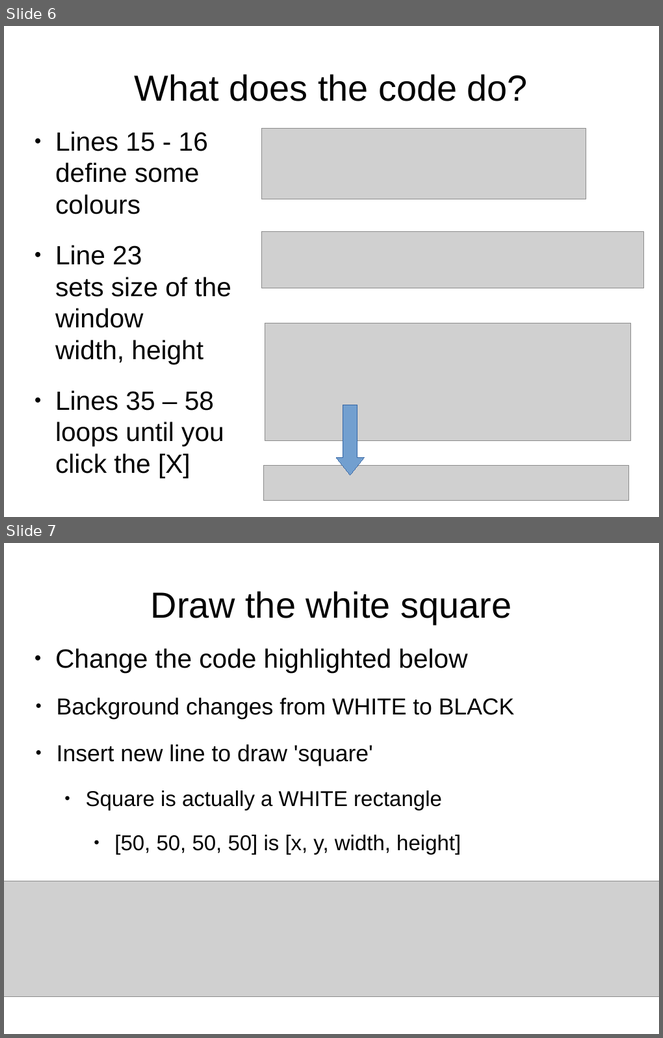
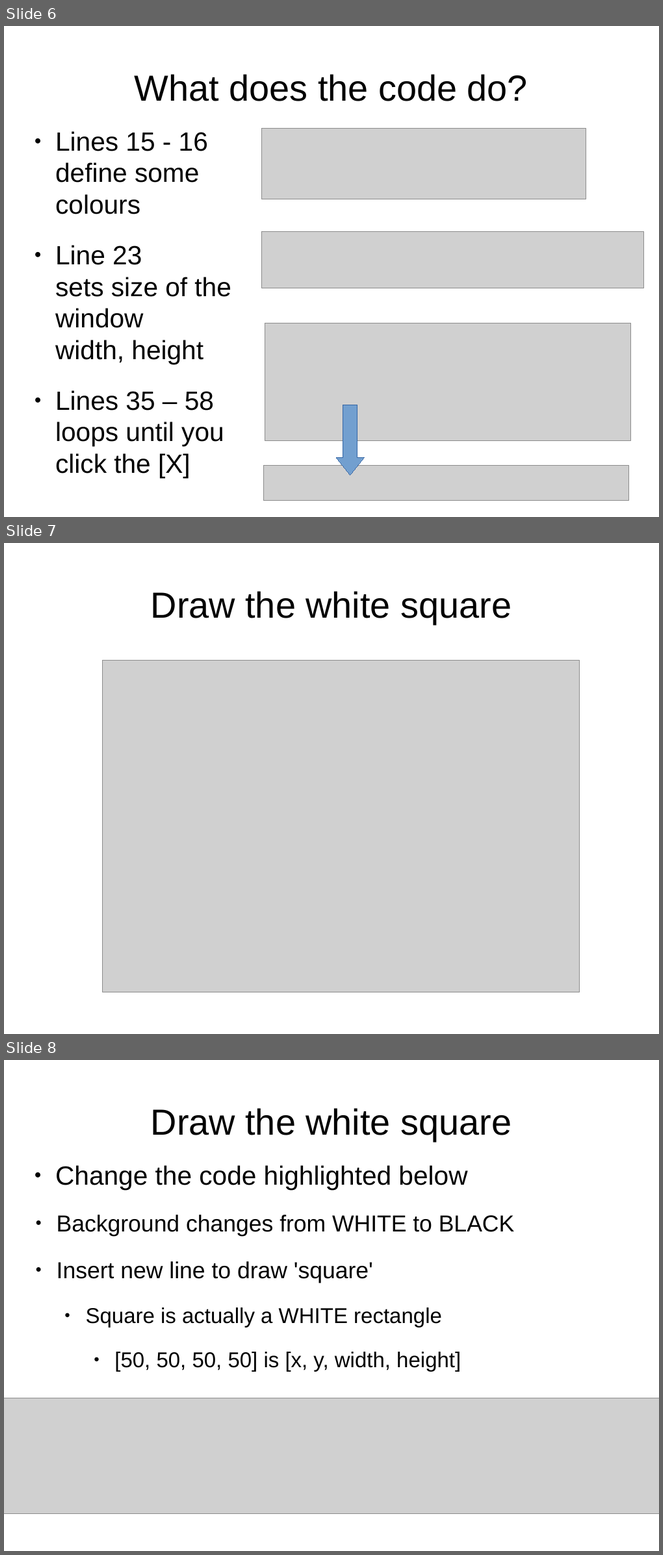
Before and after one commit to timzhood/python-rock, a slide deck: docs/bouncing_rectangle.odp. Shown one above the other, each under a label of ours: slides 6 and 7 before the commit, slides 6, 7 and 8 after it. The pictures are 663x1038 and 663x1555 pixels, drawn with LibreOffice and Linux fonts; fonts in the diff are those of the drawing; grey boxes stand for pictures. Boxes give left, top, right and bottom in pixels: in the first picture for what was removed or moved away, otherwise in the second. Text is boxed around its words. In the diff, an @@ line names an element or a change of style, - is before the commit and + after.

```diff
--- a/docs/bouncing_rectangle.odp
+++ b/docs/bouncing_rectangle.odp
@@ slide 7 added at [4,543,659,1034], background #FFFFFF @@
@@ text added at [151,591,512,624], 44 pt, text #000000 @@
+Draw the white square
@@ picture added at [102,660,579,993] @@
@@ what was slide 7 is now slide 8 @@
```
Also in this commit, not shown: 2 slides changed, 3 other slides added.
